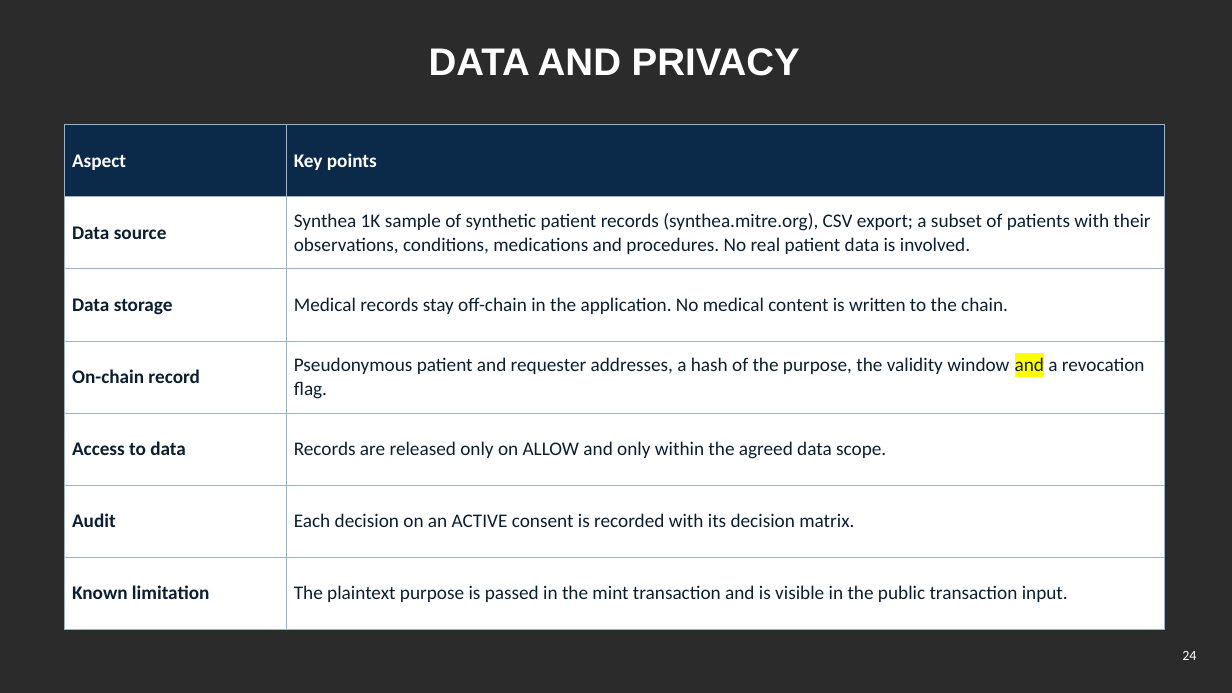
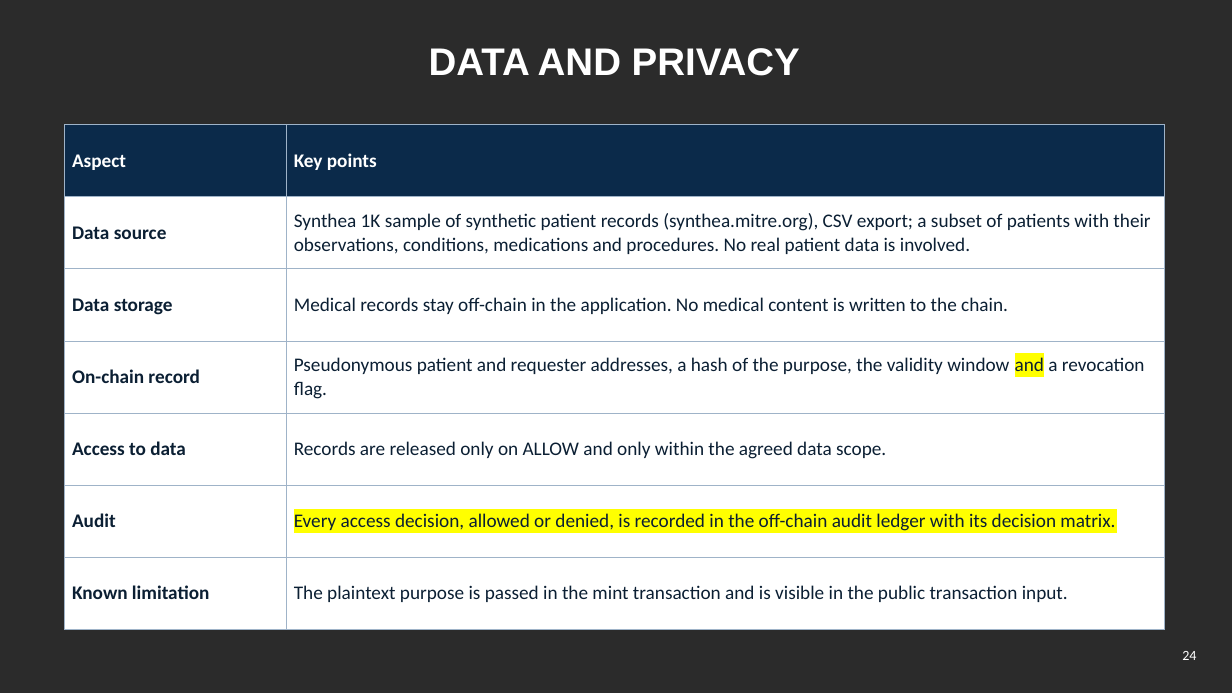
Before and after one commit to yasir12345678900/HealthRWA-Sepolia-Personal-try, a slide deck: slide 24 of docs/Yasir_Candidature_Reassessment_Slides_Simple_YELLOW_changes.pptx. Drawn at 1232x693 pixels with LibreOffice and Linux fonts; fonts in the diff are those of the drawing; background and template pictures are left out; a plain dark background stands for a picture behind light text. Boxes give left, top, right and bottom in pixels: in the first picture for what was removed or moved away, otherwise in the second. Text is boxed around its words. In the diff, an @@ line names an element or a change of style, - is before the commit and + after.

```diff
--- a/docs/Yasir_Candidature_Reassessment_Slides_Simple_YELLOW_changes.pptx
+++ b/docs/Yasir_Candidature_Reassessment_Slides_Simple_YELLOW_changes.pptx
@@ table at [65, 125, 1165, 606] @@
-row 6, column 2: Each decision on an ACTIVE consent is recorded with its decision matrix.
+row 6, column 2: Every access decision, allowed or denied, is recorded in the off-chain audit ledger with its decision matrix.
```
Also in this commit, not shown: 7 other slides changed, 1 slide added, 3 other files.
